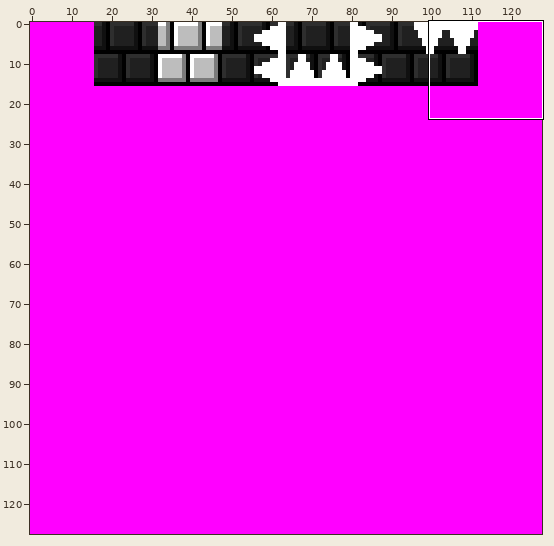
Two states of a sprite sheet, assets/images/tiles.png. Above: a wide view before the commit, with the close-up outlined.
Close-up. First the earlier version:
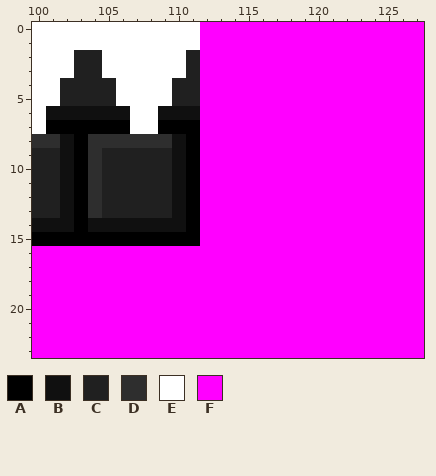
The file is 128x128 pixels. Colours within 5 levels of each other are drawn and written as one. Shown: x 100..127, y 0..23.
Palette (. is transparent): A #000000  B #101010  C #202020  D #2e2e2e  E #ffffff  F #ff00ff
Pixels before, first column x 100:
 0 EEEEEEEEEEEEFFFFFFFFFFFFFFFF
 1 EEEEEEEEEEEEFFFFFFFFFFFFFFFF
 2 EEECCEEEEEECFFFFFFFFFFFFFFFF
 3 EEECCEEEEEECFFFFFFFFFFFFFFFF
 4 EECCCCEEEECCFFFFFFFFFFFFFFFF
 5 EECCCCEEEECCFFFFFFFFFFFFFFFF
 6 EBBBBBBEEBBBFFFFFFFFFFFFFFFF
 7 EAAAAAAEEAAAFFFFFFFFFFFFFFFF
 8 DDBADDDDDDBAFFFFFFFFFFFFFFFF
 9 CCBADCCCCCBAFFFFFFFFFFFFFFFF
10 CCBADCCCCCBAFFFFFFFFFFFFFFFF
11 CCBADCCCCCBAFFFFFFFFFFFFFFFF
12 CCBADCCCCCBAFFFFFFFFFFFFFFFF
13 CCBADCCCCCBAFFFFFFFFFFFFFFFF
14 BBBABBBBBBBAFFFFFFFFFFFFFFFF
15 AAAAAAAAAAAAFFFFFFFFFFFFFFFF
16 FFFFFFFFFFFFFFFFFFFFFFFFFFFF
17 FFFFFFFFFFFFFFFFFFFFFFFFFFFF
18 FFFFFFFFFFFFFFFFFFFFFFFFFFFF
19 FFFFFFFFFFFFFFFFFFFFFFFFFFFF
20 FFFFFFFFFFFFFFFFFFFFFFFFFFFF
21 FFFFFFFFFFFFFFFFFFFFFFFFFFFF
22 FFFFFFFFFFFFFFFFFFFFFFFFFFFF
23 FFFFFFFFFFFFFFFFFFFFFFFFFFFF
New version:
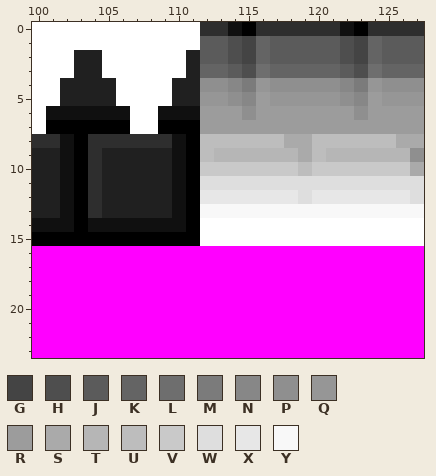
Colours new in this view: G #444444  H #4e4e4e  J #5b5b5b  K #646464  L #6e6e6e  M #7b7b7b  N #878787  P #8f8f8f  Q #969696  R #9c9c9c  S #aaaaaa  T #b6b6b6  U #bdbdbd  V #c9c9c9  W #dedede  X #e7e7e7  Y #f8f8f8
Difference:
Changed rows in their new state; - is an unchanged pixel.
first column x 112:
 0 DDBADDDDDDBADDDD
 1 JJHGKJJJJJHGKJJJ
 2 JJHGKJJJJJHGKJJJ
 3 KKJHLKKKKKJHLKKK
 4 PPNMQPPPPPNMQPPP
 5 QQPNRQQQQQPNRQQQ
 6 RRRPRRRRRRRPRRRR
 7 RRRRRRRRRRRRRRRR
 8 UUUUUUSSUUUUUUSS
 9 UTTTTTTSUTTTTTTP
10 VVVVVVVUVVVVVVVS
11 WWWWWWWWWWWWWWWW
12 XXXXXXXWXXXXXXXW
13 YYYYYYYYYYYYYYYY
14 EEEEEEEEEEEEEEEE
15 EEEEEEEEEEEEEEEE
Pixel boxes of the changes (left, top, right, bottom) in both close-ups:
changed: (200, 22, 424, 246)
